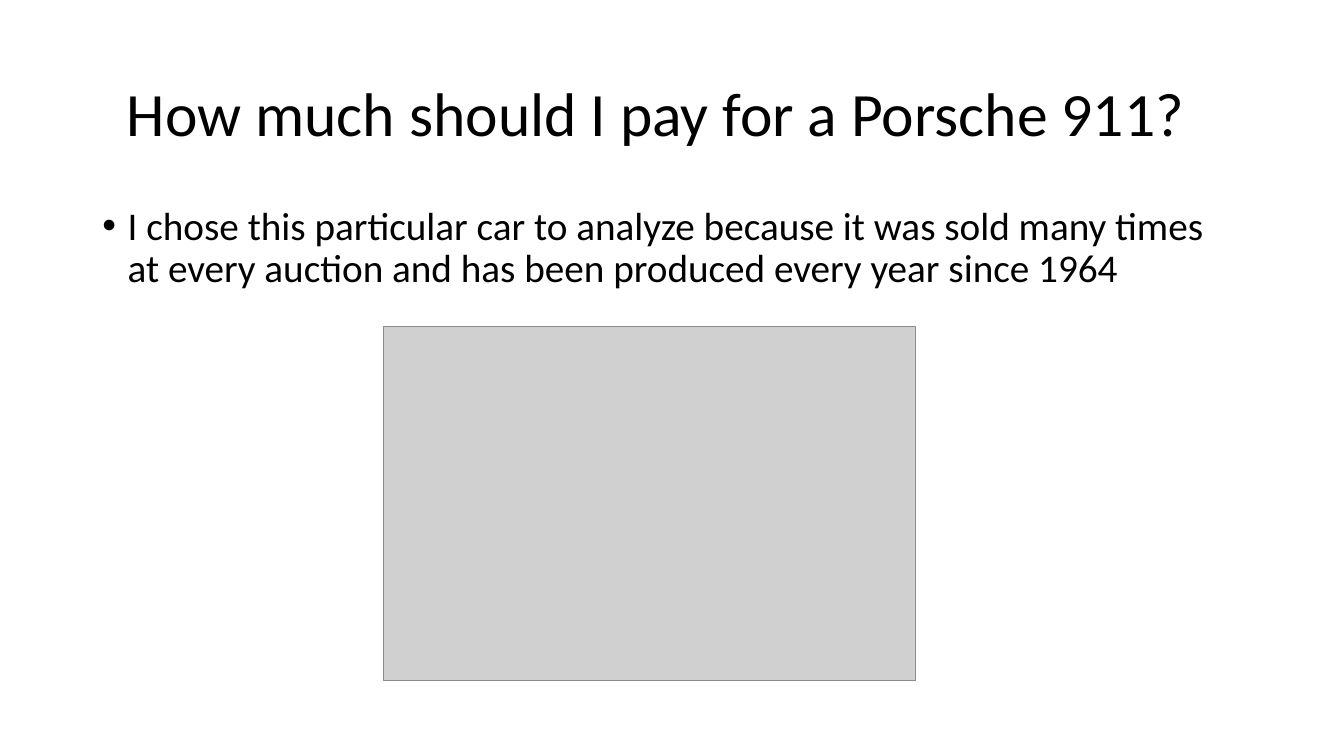
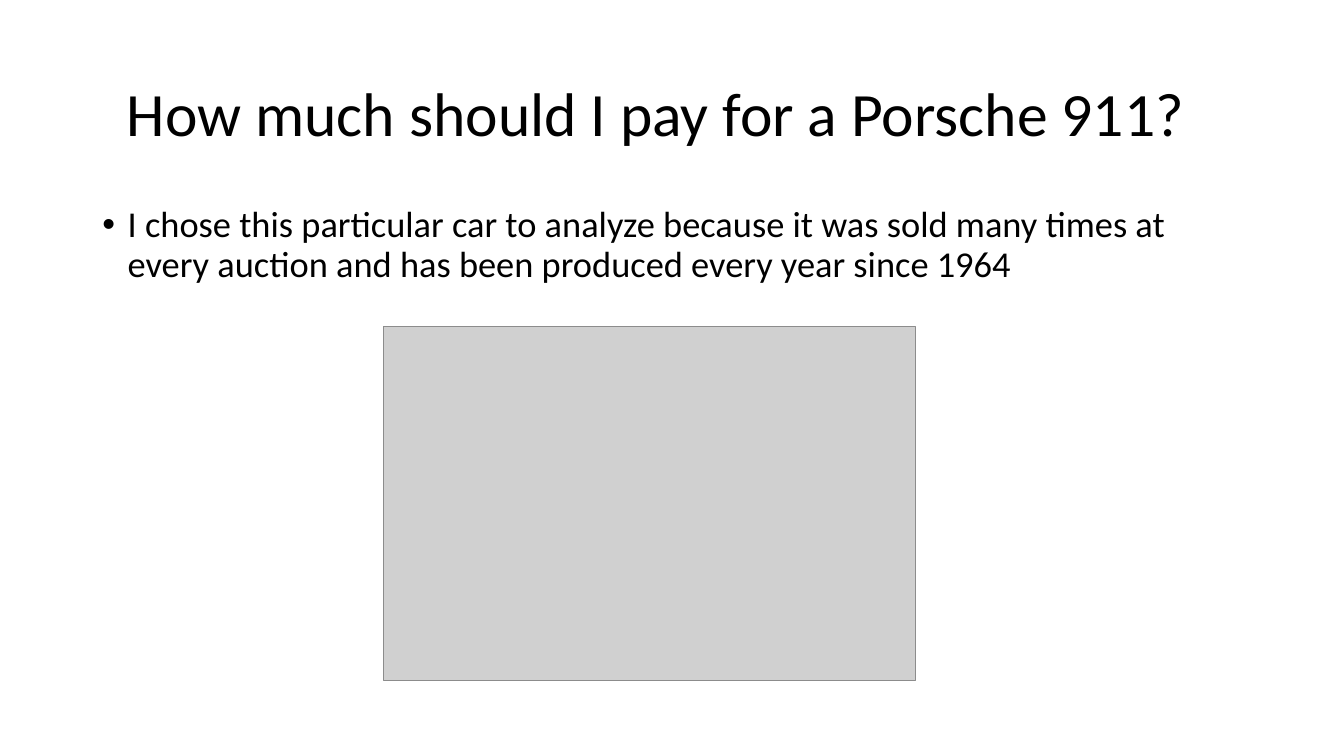
Before and after one commit to tonypennoyer/python_project, a slide deck: slide 7 of Tony_Pennoyer_Python_Proj_Presentation.pptx (slide 6 before the commit). Drawn at 1344x756 pixels with LibreOffice and Linux fonts; fonts in the diff are those of the drawing; grey boxes stand for pictures. Boxes give left, top, right and bottom in pixels: in the first picture for what was removed or moved away, otherwise in the second. Text is boxed around its words. In the diff, an @@ line names an element or a change of style, - is before the commit and + after.

```diff
--- a/Tony_Pennoyer_Python_Proj_Presentation.pptx
+++ b/Tony_Pennoyer_Python_Proj_Presentation.pptx
@@ text "I chose this particular car ..." at (128, 211, 1164, 283): size 28 to 26 pt @@
```
Also in this commit, not shown: 5 other slides changed, 16 slides added, 4 slides removed, 1 other file.
